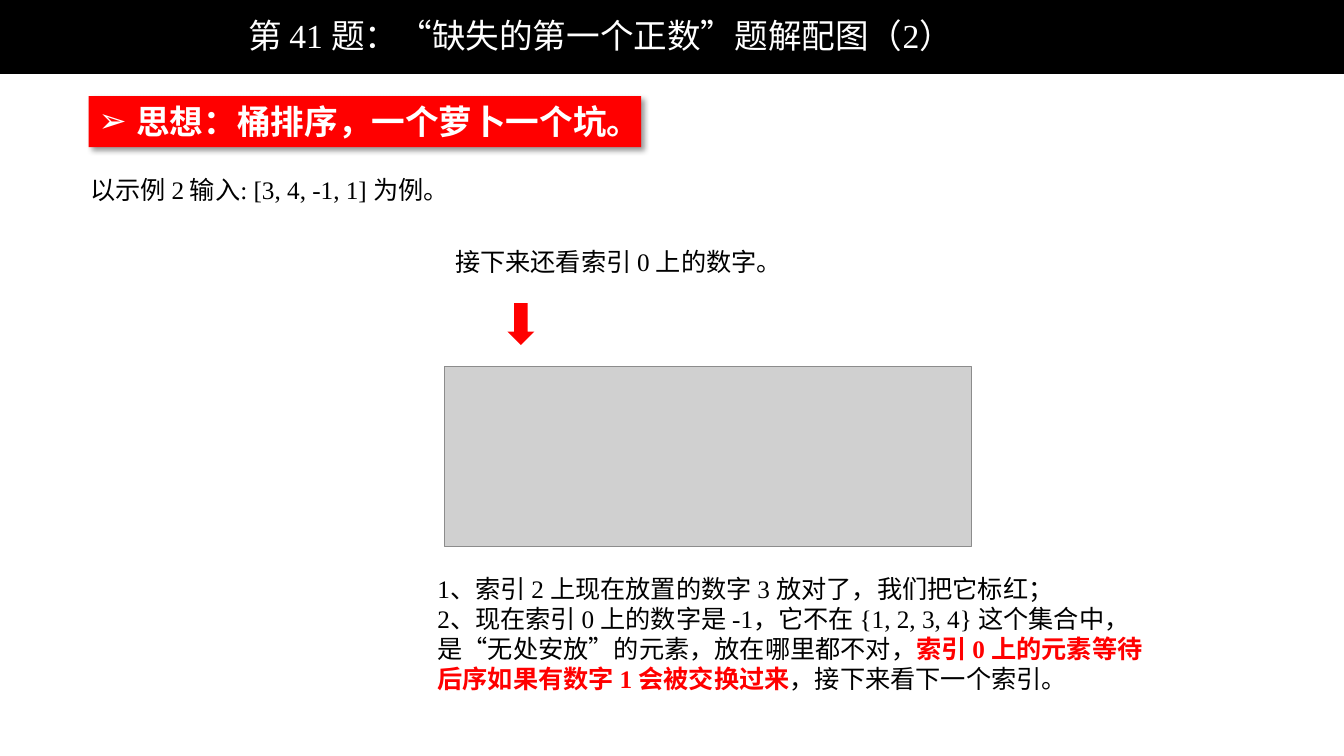
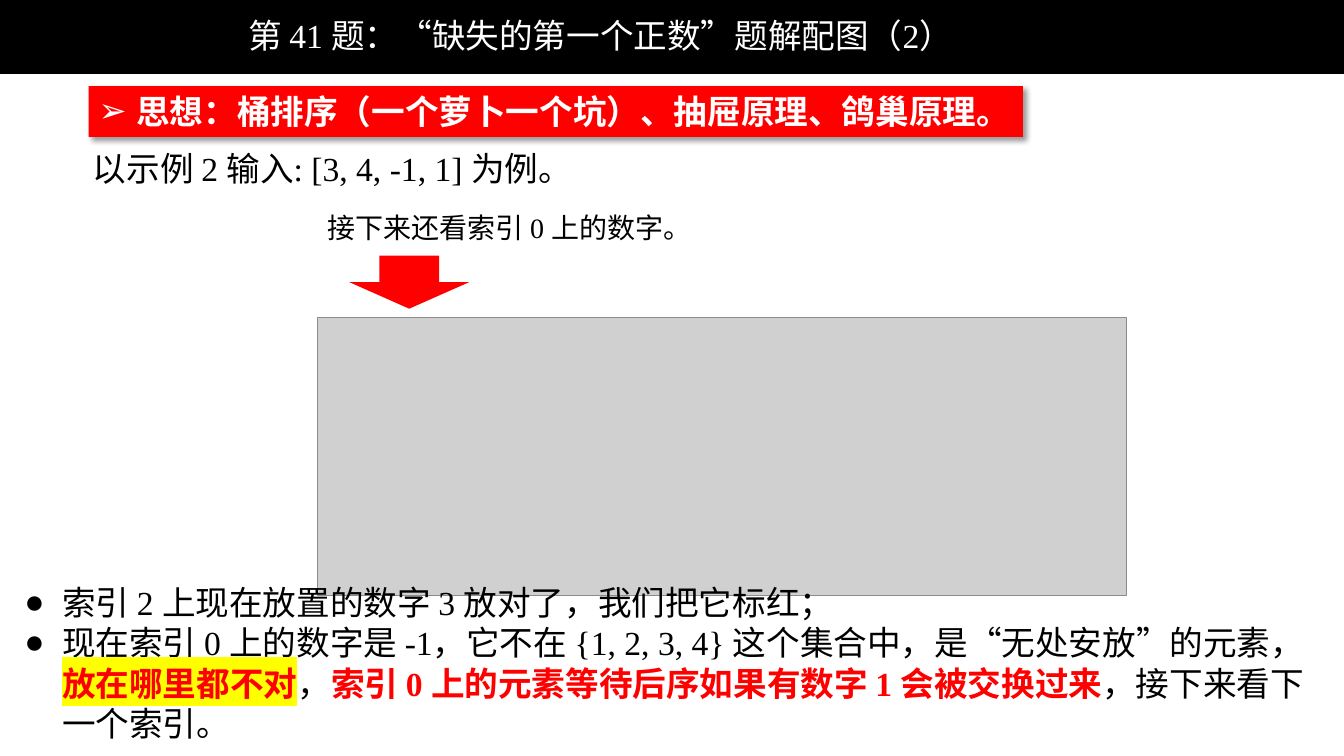
Before and after one commit to liweiwei1419/LeetCode-Solution-PPT, a slide deck: slide 2 of 0001-0100/LeetCode 第 41 题：“缺失的第一个正数”题解配图.pptx. Drawn at 1344x756 pixels with LibreOffice and Linux fonts; fonts in the diff are those of the drawing; grey boxes stand for pictures; background and template pictures are left out. Boxes give left, top, right and bottom in pixels: in the first picture for what was removed or moved away, otherwise in the second. Text is boxed around its words. In the diff, an @@ line names an element or a change of style, - is before the commit and + after.

```diff
--- a/0001-0100/LeetCode 第 41 题：“缺失的第一个正数”题解配图.pptx
+++ b/0001-0100/LeetCode 第 41 题：“缺失的第一个正数”题解配图.pptx
@@ rectangle "思想：桶排序（一个萝卜一个坑）、抽屉原理、鸽巢原理。": place and size @@
-rectangle "思想：桶排序（一个萝卜一个坑）、抽屉原理、鸽巢原理。" at [89, 97, 641, 147]
+rectangle "思想：桶排序（一个萝卜一个坑）、抽屉原理、鸽巢原理。" at [89, 86, 1023, 136]
@@ text in rectangle at [136, 95, 1010, 128]: text changed @@
-➢ 思想：桶排序，一个萝卜一个坑。
+➢ 思想：桶排序（一个萝卜一个坑）、抽屉原理、鸽巢原理。
@@ text "以示例 2 输入: [3, 4, ...": place and size @@
-text "以示例 2 输入: [3, 4, ..." at [90, 178, 449, 203]
+text "以示例 2 输入: [3, 4, ..." at [93, 153, 572, 186]
@@ text "以示例 2 输入: [3, 4, ..." at [93, 153, 572, 186]: size 18 to 24 pt; font Calibri to Times New Roman in "以示例 输入: 为例。" @@
@@ text "接下来还看索引 0 上的数字。": place and size @@
-text "接下来还看索引 0 上的数字。" at [455, 249, 782, 273]
+text "接下来还看索引 0 上的数字。" at [327, 214, 691, 241]
@@ text "接下来还看索引 0 上的数字。" at [327, 214, 691, 241]: size 18 to 20 pt @@
@@ down arrow: place and size @@
-down arrow at [507, 303, 534, 346]
+down arrow at [350, 256, 470, 310]
@@ picture: place and size @@
-picture at [445, 366, 971, 546]
+picture at [318, 318, 1126, 596]
@@ text at [62, 580, 1304, 739]: text changed; size 18 to 24 pt @@
-1、索引 2 上现在放置的数字 3 放对了，我们把它标红；
-2、现在索引 0 上的数字是 -1，它不在 {1, 2, 3, 4} 这个集合中，是“无处安放”的元素，放在哪里都不对，索引 0 上的元素等待后序如果有数字 1 会被交换过来，接下来看下一个索引。
+● 索引 2 上现在放置的数字 3 放对了，我们把它标红；
+● 现在索引 0 上的数字是 -1，它不在 {1, 2, 3, 4} 这个集合中，是“无处安放”的元素，放在哪里都不对，索引 0 上的元素等待后序如果有数字 1 会被交换过来，接下来看下一个索引。
```
Also in this commit, not shown: 7 other slides changed.
